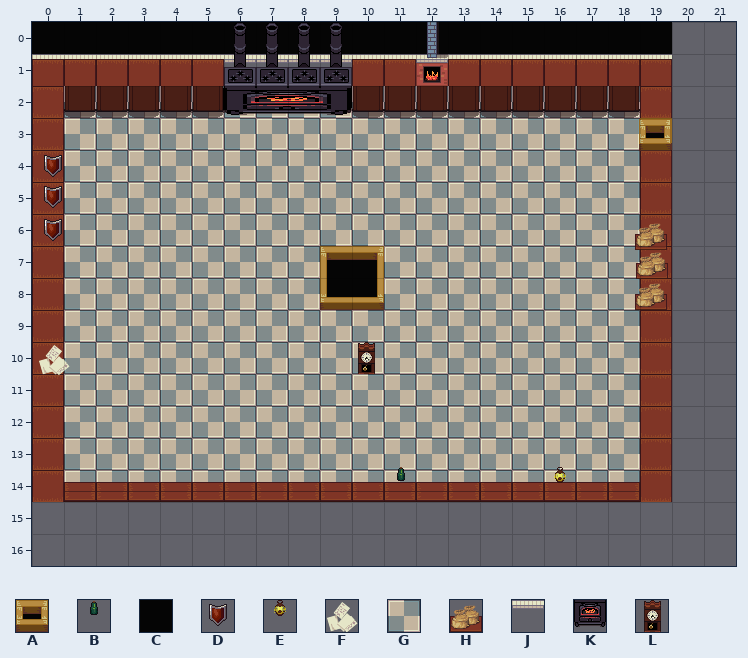
Level history. Tiled map (JSON): assets/tilemaps/Map.json. The picture above was drawn from the file before the commit.
Cells are 32x32 px. Shown: x 0..21, y 0..16. The old version is drawn lined up with the new one.
Key: from "tiles": A 0, B 5, C 19, D 24, E 26, F 41, G 64, H 102, J 107, K 155, L 162.
_ is an empty cell, # one hidden under a higher layer.
Objects are placed by their top-left corner, in cells (3,4 is the top-left corner of cell 3,4); size is 1x1 cell unless given.
Layers that did not change in this view are not listed.
Layer "backgroundLayer" before, first column x 0:
 0 CCCCCCCCCCCCCCCCCCCC__
 1 JJJJJJJJJJJJ#JJJJJJJ__
 2 _GGGGGGGGGGGGGGGGGG___
 3 _GGGGGGGGGGGGGGGGGG___
 4 _GGGGGGGGGGGGGGGGGG___
 5 _GGGGGGGGGGGGGGGGGG___
 6 _GGGGGGGGGGGGGGGGGG___
 7 _GGGGGGGG##GGGGGGGG___
 8 _GGGGGGGG##GGGGGGGG___
 9 _GGGGGGGGGGGGGGGGGG___
10 _GGGGGGGGGGGGGGGGGG___
11 _GGGGGGGGGGGGGGGGGG___
12 _GGGGGGGGGGGGGGGGGG___
13 _GGGGGGGGGGGGGGGGGG___
14 _GGGGGGGGGGGGGGGGGG___
15 ______________________
16 ______________________
Objects on layer "objectsLayer" before:
K "stove" at 6,2.1 size 4x1
A "trash" at 19,3
D "uncookedMeat" at 0.2,4
D "uncookedMeat" at 0.2,5
D "uncookedMeat" at 0.2,6
H "bun" at 18.8,6.1
H "bun" at 18.9,7
H "bun" at 18.8,8
L "playerStart" at 9.9,10
F "cheese" at 0.2,10
B "lettuce" at 11,13.9
E "ketchup" at 16,13.9
After the commit:
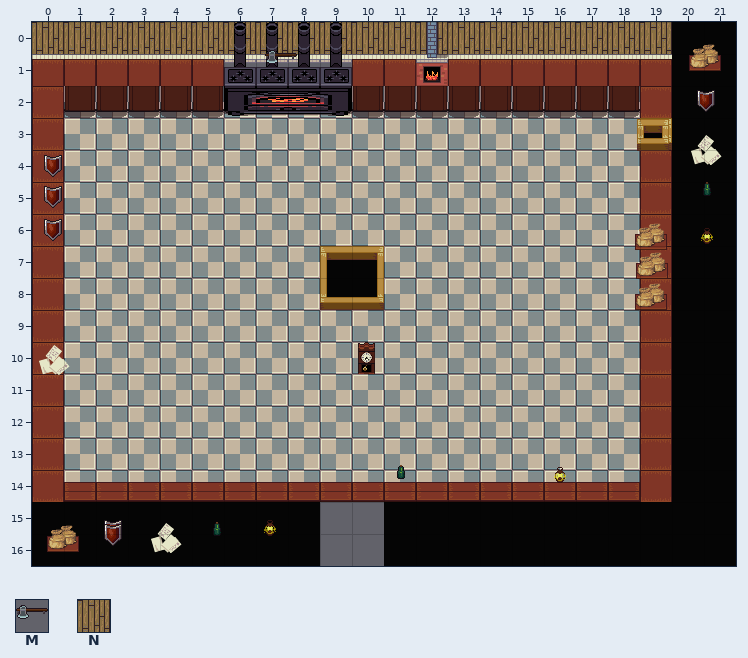
Further tiles: from "tiles": M 8, N 48.
What changed:
{"change": "map size 20x15 -> 22x17 cells"}
{"where": "layer \"backgroundLayer\""}
{"y":0,"x":0,"old":"CCCCCCCCCCCCCCCCCCCC__","new":"NNNNNNNNNNNNNNNNNNNNCC"}
{"y":1,"x":20,"old":"__","new":"CC"}
{"y":2,"x":20,"old":"__","new":"CC"}
{"y":3,"x":20,"old":"__","new":"CC"}
{"y":4,"x":20,"old":"__","new":"CC"}
{"y":5,"x":20,"old":"__","new":"CC"}
{"y":6,"x":20,"old":"__","new":"CC"}
{"y":7,"x":20,"old":"__","new":"CC"}
{"y":8,"x":20,"old":"__","new":"CC"}
{"y":9,"x":20,"old":"__","new":"CC"}
{"y":10,"x":20,"old":"__","new":"CC"}
{"y":11,"x":20,"old":"__","new":"CC"}
{"y":12,"x":20,"old":"__","new":"CC"}
{"y":13,"x":20,"old":"__","new":"CC"}
{"y":14,"x":20,"old":"__","new":"CC"}
{"y":15,"x":0,"old":"_________","new":"CCCCCCCCC"}
{"y":15,"x":11,"old":"___________","new":"CCCCCCCCCCC"}
{"y":16,"x":0,"old":"_________","new":"CCCCCCCCC"}
{"y":16,"x":11,"old":"___________","new":"CCCCCCCCCCC"}
{"where": "layer \"objectsLayer\""}
{"now": "H \"bun\" at 20.5,0.5"}
{"now": "M \"cookingBar\" at 7.3,0.7"}
{"now": "D \"cookedMeat\" at 20.6,2"}
{"now": "K \"stove\" at 6,2.1 size 4x1"}
{"now": "A \"trash\" at 18.9,3"}
{"now": "F \"cheese\" at 20.6,3.5"}
{"now": "B \"lettuce\" at 20.6,5"}
{"now": "E \"ketchup\" at 20.6,6.4"}
{"now": "D \"cookedMeat\" at 2,15.4"}
{"now": "D \"uncookedMeat\" at 2,15.6"}
{"now": "E \"ketchup\" at 6.9,15.6"}
{"now": "H \"bun\" at 0.5,15.6"}
{"now": "F \"cheese\" at 3.7,15.6"}
{"now": "B \"lettuce\" at 5.3,15.6"}
{"was": "K \"stove\" at 6,2.1 size 4x1"}
{"was": "A \"trash\" at 19,3"}
{"label":"changed","picture_box":[32,22,736,566]}
